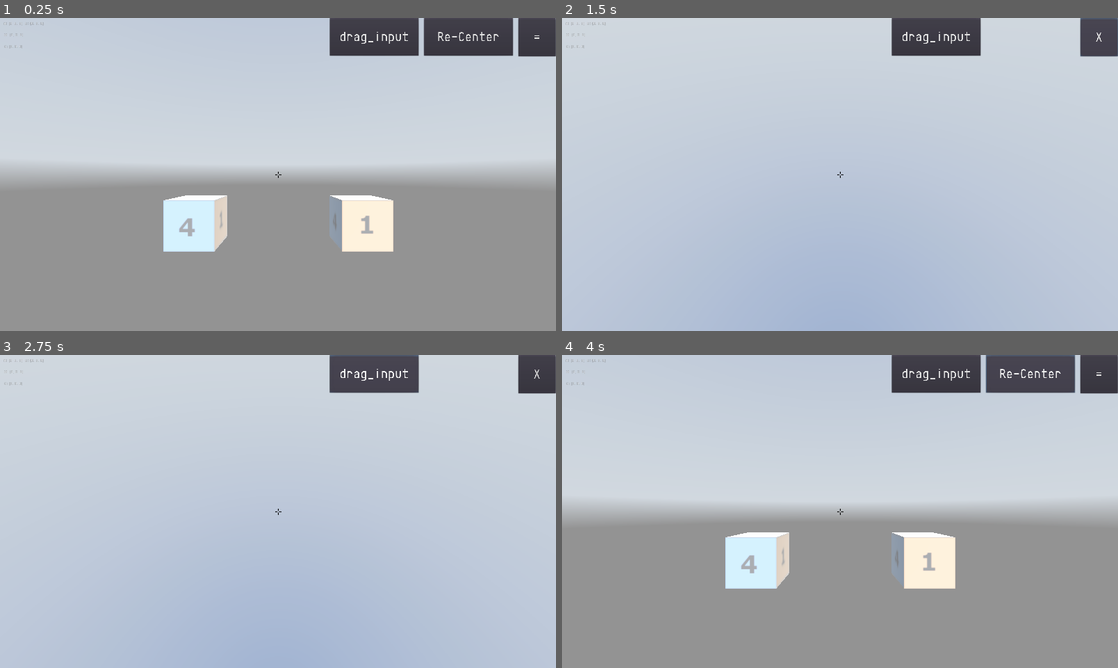
Above: before the commit, frames 1-4 (two rows, left to right).
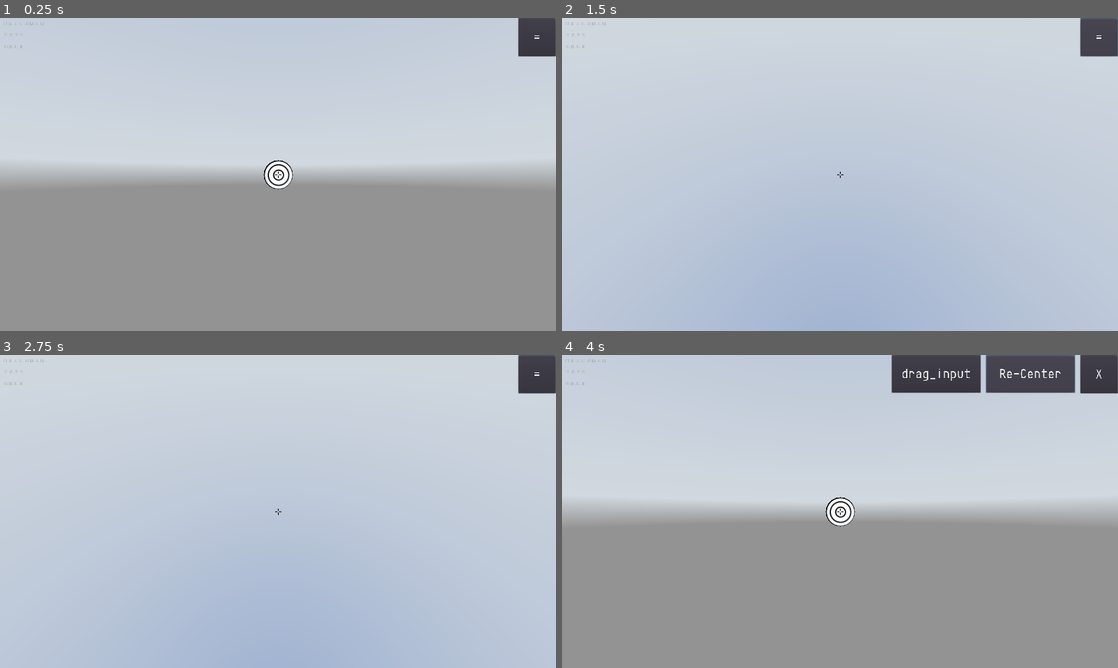
Above: after the commit, the same moments.

Repository: dsat4200/Gyroscope-Game-GD3
Game: Godot game, scene res://main.tscn
Two runs of this game, one before a commit and one after it. Both use one fixed random seed, a clock stepped at 60 frames per second and the inputs below. A sky picture missing from this copy of the repository is replaced by a grey-blue gradient.
Inputs (mouse positions are in pixels of both pictures, inside the frame that each line leads up to):
- Up to frame 1 (0.25 s): no input
- Up to frame 2 (1.5 s): click "=" at 0.5 s; click "=" (after the commit: "X") at 1.25 s
- Up to frame 3 (2.75 s): click (372, 373) at 2 s, where only the run before the commit has a clickable "drag_input"
- Up to frame 4 (4 s): click "X" (after the commit: "=") at 2.75 s; click "Re-Center" at 3.5 s

The runs differ from the first frame. In frame 1, 7.9% of the frame differs, in the area x 29-93%, y 0-75%; in frame 2, 1.9%; in frame 3, 2.0%; in frame 4, 4.0%.

Commit message:
hover
added hover

Diff:
--- a/godot source/UI.gd
+++ b/godot source/UI.gd
@@ -29,7 +29,6 @@
 	Input.set_mouse_mode(Input.MOUSE_MODE_CAPTURED)
 
 func toggle_menu():
-	menu_open = not menu_open
 	if !menu_open:
 		menu.text = "X"
 		Input.set_mouse_mode(Input.MOUSE_MODE_VISIBLE)
@@ -38,8 +37,10 @@
 		menu.text = "="
 		Input.set_mouse_mode(Input.MOUSE_MODE_CAPTURED)
 
+	menu_open = not menu_open
 	get_tree().paused = menu_open
 	menu.get_node("re_center").visible = menu_open
+	menu.get_node("drag_input").visible = menu_open
 
 
 func pass_data(acc, grav, mag, gyro):
--- /dev/null
+++ b/godot source/UI/hover_dot.gd
@@ -0,0 +1,23 @@
+extends Spatial
+export(Color) var to_color
+export(Color) var from_color
+
+# Declare member variables here. Examples:
+# var a = 2
+# var b = "text"
+
+
+# Called when the node enters the scene tree for the first time.
+func _ready():
+	from_color = $target.color
+
+func hover(b):
+	if(b):
+		$target.set_color(to_color)
+	else:
+		$target.set_color(from_color)
+
+
+# Called every frame. 'delta' is the elapsed time since the previous frame.
+#func _process(delta):
+#	pass
--- /dev/null
+++ b/godot source/UI/hover_dot.tscn
@@ -0,0 +1,12 @@
+[gd_scene load_steps=3 format=2]
+
+[ext_resource path="res://UI/target.tscn" type="PackedScene" id=1]
+[ext_resource path="res://UI/hover_dot.gd" type="Script" id=2]
+
+[node name="hover_dot" type="Spatial"]
+script = ExtResource( 2 )
+to_color = Color( 1, 1, 0, 1 )
+from_color = Color( 1, 1, 1, 1 )
+
+[node name="target" parent="." instance=ExtResource( 1 )]
+transform = Transform( 1, 0, 0, 0, 1, 0, 0, 0, 1, 0, 0, -0.426117 )
--- /dev/null
+++ b/godot source/UI/target.gd
@@ -0,0 +1,21 @@
+extends Spatial
+export(Color) var color
+
+var material
+
+# Declare member variables here. Examples:
+# var a = 2
+# var b = "text"
+
+
+# Called when the node enters the scene tree for the first time.
+func _ready():
+	material = $target.get_active_material(0)
+	#color = mesh_instance.material.albedo_color
+
+func set_color(c):
+	material.albedo_color = c
+
+# Called every frame. 'delta' is the elapsed time since the previous frame.
+#func _process(delta):
+#	pass
--- /dev/null
+++ b/godot source/UI/target.tscn
@@ -0,0 +1,24 @@
+[gd_scene load_steps=6 format=2]
+
+[ext_resource path="res://UI/target.glb" type="PackedScene" id=1]
+[ext_resource path="res://UI/target.gd" type="Script" id=2]
+[ext_resource path="res://UI/003.png" type="Texture" id=3]
+
+[sub_resource type="SpatialMaterial" id=1]
+albedo_texture = ExtResource( 3 )
+
+[sub_resource type="SphereShape" id=2]
+radius = 0.1
+
+[node name="test_target" instance=ExtResource( 1 )]
+script = ExtResource( 2 )
+
+[node name="target" parent="." index="0"]
+transform = Transform( 1, 0, 0, 0, -4.37114e-08, -1, 0, 1, -4.37114e-08, 0, 0, -1 )
+material/0 = SubResource( 1 )
+
+[node name="target_collision" type="StaticBody" parent="." index="1"]
+
+[node name="CollisionShape" type="CollisionShape" parent="target_collision" index="0"]
+transform = Transform( 1, 0, 0, 0, 1, 0, 0, 0, 1, 0, 0, -1.01139 )
+shape = SubResource( 2 )
--- a/godot source/main.tscn
+++ b/godot source/main.tscn
@@ -8,6 +8,7 @@
 [ext_resource path="res://UI/default_theme.tres" type="Theme" id=6]
 [ext_resource path="res://origin.gd" type="Script" id=7]
 [ext_resource path="res://test_scene/Sphere.tscn" type="PackedScene" id=8]
+[ext_resource path="res://UI/hover_dot.tscn" type="PackedScene" id=9]
 
 [sub_resource type="CubeMesh" id=7]
 size = Vector3( 4, 4, 4 )
@@ -27,7 +28,7 @@
 
 [node name="Main" type="Node"]
 script = ExtResource( 1 )
-camera_path = NodePath("origin/Camera")
+camera_path = NodePath("origin/camera")
 origin_path = NodePath("origin")
 ui_path = NodePath("ui")
 
@@ -49,6 +50,7 @@
 text = "="
 
 [node name="re_center" type="Button" parent="ui/menu"]
+visible = false
 margin_left = -326.0
 margin_right = -19.0
 margin_bottom = 128.0
@@ -56,6 +58,7 @@
 text = "Re-Center"
 
 [node name="drag_input" type="Button" parent="ui/menu"]
+visible = false
 margin_left = -652.0
 margin_right = -345.0
 margin_bottom = 128.0
@@ -91,6 +94,7 @@
 texture = ExtResource( 4 )
 
 [node name="Boxes" type="Spatial" parent="."]
+visible = false
 
 [node name="MagAndGrav" type="MeshInstance" parent="Boxes"]
 transform = Transform( 1, 0, 0, 0, 1, 0, 0, 0, 1, -7, -4, -18.1988 )
@@ -108,15 +112,19 @@
 [node name="origin" type="Spatial" parent="."]
 script = ExtResource( 7 )
 
-[node name="Camera" type="Camera" parent="origin"]
+[node name="camera" type="Camera" parent="origin"]
 environment = SubResource( 1 )
 fov = 74.0
 near = 0.1
 
-[node name="ray" type="RayCast" parent="origin/Camera"]
+[node name="ray" type="RayCast" parent="origin/camera"]
 transform = Transform( 1, 0, 0, 0, -4.37114e-08, -1, 0, 1, -4.37114e-08, 0, 0, 0 )
 enabled = true
+cast_to = Vector3( 0, -1.5, 0 )
+debug_shape_thickness = 3
 
 [node name="level_editor" type="Spatial" parent="."]
 
 [node name="Sphere" parent="level_editor" instance=ExtResource( 8 )]
+
+[node name="hover_dot" parent="." instance=ExtResource( 9 )]
--- a/godot source/origin.gd
+++ b/godot source/origin.gd
@@ -4,12 +4,42 @@
 # Declare member variables here. Examples:
 # var a = 2
 # var b = "text"
-var camera
+onready var camera = $camera
+onready var ray = $camera/ray
+
+var collided
+var hover
 
 
 # Called when the node enters the scene tree for the first time.
 func _ready():
 	pass # Replace with function body.
+
+func _process(delta):
+	if(ray.is_colliding()):
+		if(!collided):
+			if(hover):
+				#if nulll collision, and hover, unhover
+				print("no longer hovering over " + hover.name)
+				hover = null
+				hover.hover(false) #HOVER IMPLEMENT PLEASE
+			collided = ray.get_collider().get_parent()
+			hover = collided
+
+			print("hovering over "+ hover.name)
+		#if not null, check if not the same
+		elif(collided.name != ray.get_collider().get_parent().name):
+				collided.hover(true);
+				collided = ray.get_collider().get_parent()
+				print(collided.name)
+
+	elif(hover and collided):
+		#if not colliding, and you were hovering, you aren't anymore
+		collided = null
+		print("no longer hovering over " + hover.name)
+		hover = null
+
+
 
 
 func rotate_camera(gyro_y, gyro_s, gyro_x, invert_y):
--- a/godot source/project.godot
+++ b/godot source/project.godot
@@ -14,7 +14,7 @@
 
 [application]
 
-config/name="Mobile Sensors Demo"
+config/name="Gyroscope Rhythm Game"
 config/description="A demo showing the use of various sensors: an accelerometer, a gyroscope, and a magnetometer.
 These sensors are typically found on mobile devices, so don't expect this to work on a desktop."
 run/main_scene="res://main.tscn"
@@ -32,6 +32,10 @@
 
 [input]
 
+ui_accept={
+"deadzone": 0.5,
+"events": [  ]
+}
 ui_select={
 "deadzone": 0.5,
 "events": [  ]
@@ -41,6 +45,11 @@
 "events": [ Object(InputEventKey,"resource_local_to_scene":false,"resource_name":"","device":0,"alt":false,"shift":false,"control":false,"meta":false,"command":false,"pressed":false,"scancode":0,"physical_scancode":16777217,"unicode":0,"echo":false,"script":null)
  ]
 }
+ui_tap={
+"deadzone": 0.5,
+"events": [ Object(InputEventMouseButton,"resource_local_to_scene":false,"resource_name":"","device":0,"alt":false,"shift":false,"control":false,"meta":false,"command":false,"button_mask":0,"position":Vector2( 0, 0 ),"global_position":Vector2( 0, 0 ),"factor":1.0,"button_index":1,"pressed":false,"doubleclick":false,"script":null)
+ ]
+}
 
 [rendering]
 
--- a/godot source/test_scene/Sphere.tscn
+++ b/godot source/test_scene/Sphere.tscn
@@ -19,7 +19,6 @@
 }
 
 [node name="Sphere" type="Spatial"]
-transform = Transform( 10, 0, 0, 0, 10, 0, 0, 0, 10, 0, 0, 0 )
 
 [node name="Sphere" type="MeshInstance" parent="."]
 material_override = SubResource( 2 )
Binary file added: godot source/UI/000.png
Not shown, added: godot source/UI/000.png.import
Binary file added: godot source/UI/001.png
Not shown, added: godot source/UI/001.png.import
Binary file added: godot source/UI/002.png
Not shown, added: godot source/UI/002.png.import
Binary file added: godot source/UI/003.png
Not shown, added: godot source/UI/003.png.import
Binary file added: godot source/UI/target.glb
Not shown, added: godot source/UI/target.glb.import
Not shown: 1 places in godot source/main.tscn that only renumber resources
Not shown, added: source assets/2d/000.png
(and 5 more such lines)
